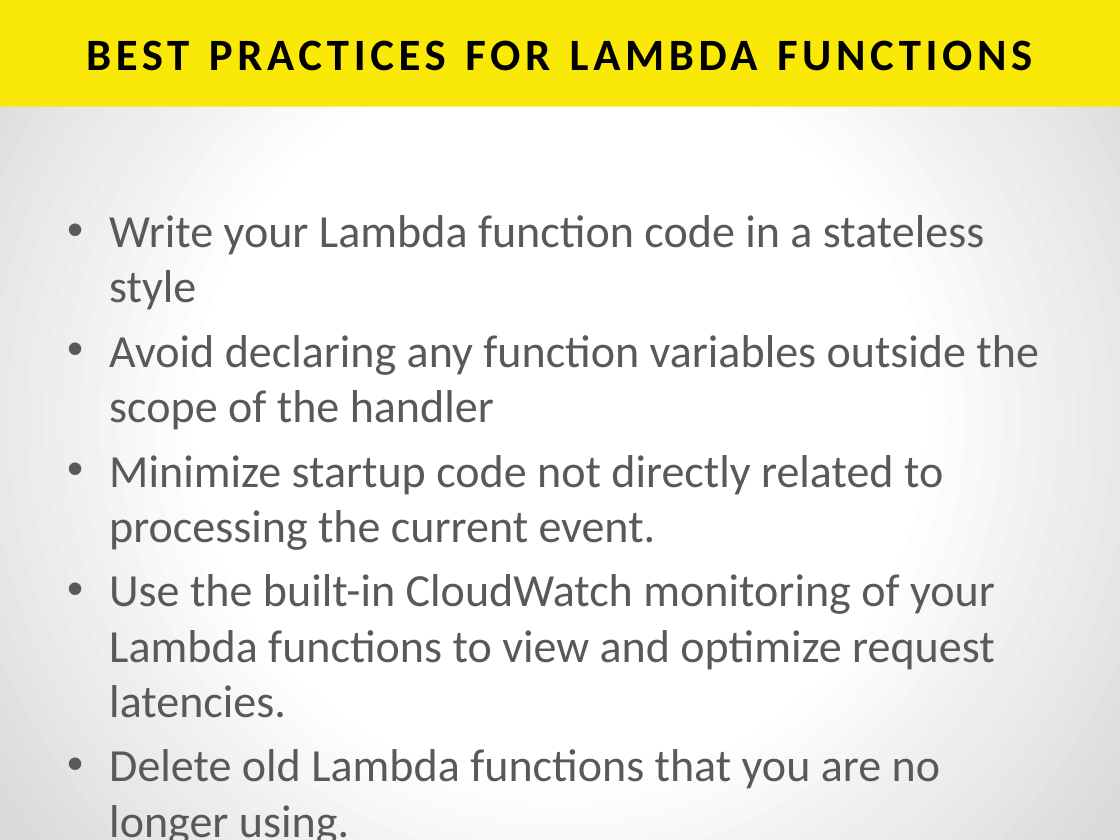
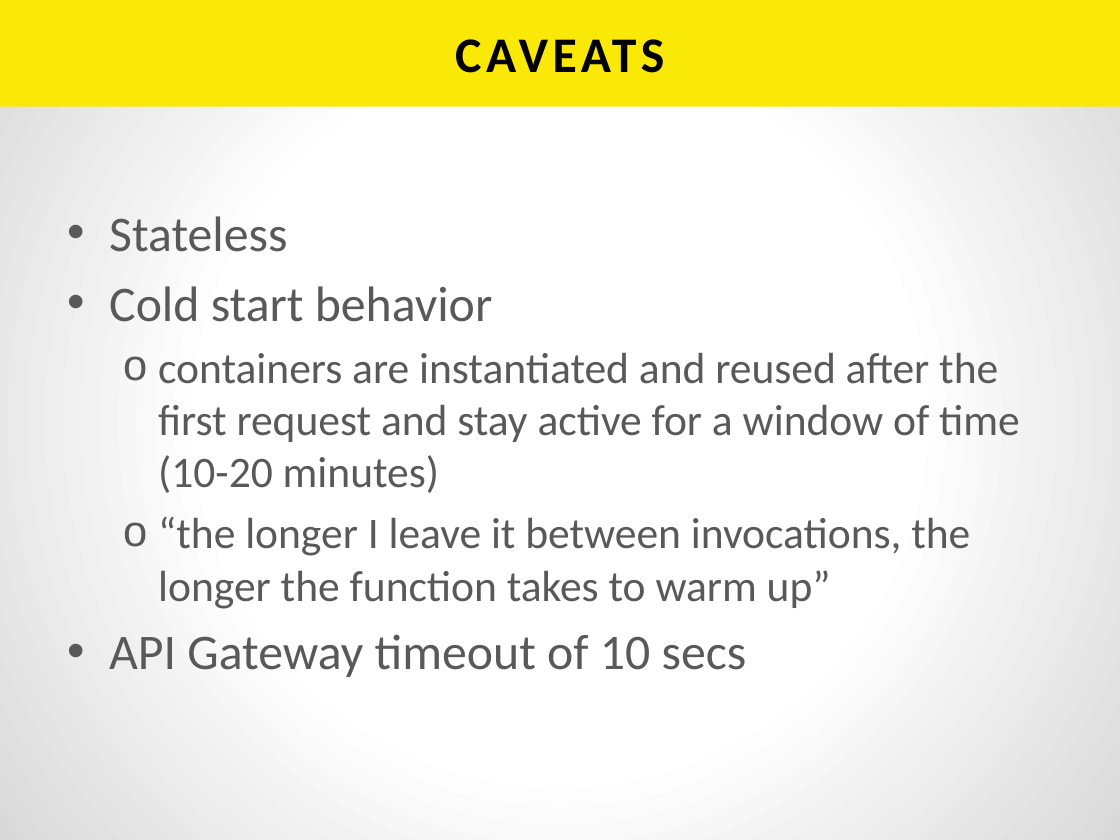
Before and after one commit to h2oai/h2o-tutorials, a slide deck: slide 15 of tutorials/aws-lambda-app/BuildingAnAppWithAWSLambda.pptx (slide 16 before the commit). Drawn at 1120x840 pixels with LibreOffice and Linux fonts; fonts in the diff are those of the drawing. Boxes give left, top, right and bottom in pixels: in the first picture for what was removed or moved away, otherwise in the second. Text is boxed around its words. In the diff, an @@ line names an element or a change of style, - is before the commit and + after.

```diff
--- a/tutorials/aws-lambda-app/BuildingAnAppWithAWSLambda.pptx
+++ b/tutorials/aws-lambda-app/BuildingAnAppWithAWSLambda.pptx
@@ title at (455,39,664,73): text changed; size 28.8 to 32 pt @@
-BEST PRACTICES FOR LAMBDA FUNCTIONS
+CAVEATS
@@ text at (109,216,1020,677): text changed; size 29.6 to 28 pt @@
-• Write your Lambda function code in a stateless style
-• Avoid declaring any function variables outside the scope of the handler
-• Minimize startup code not directly related to processing the current event.
-• Use the built-in CloudWatch monitoring of your Lambda functions to view and optimize request latencies.
-• Delete old Lambda functions that you are no longer using.
+• Stateless
+• Cold start behavior
+  o containers are instantiated and reused after the first request and stay active for a window of time (10-20 minutes)
+  o “the longer I leave it between invocations, the longer the function takes to warm up”
+• API Gateway timeout of 10 secs
```
Also in this commit, not shown: 7 other slides changed, 1 slide added, 1 slide removed.
